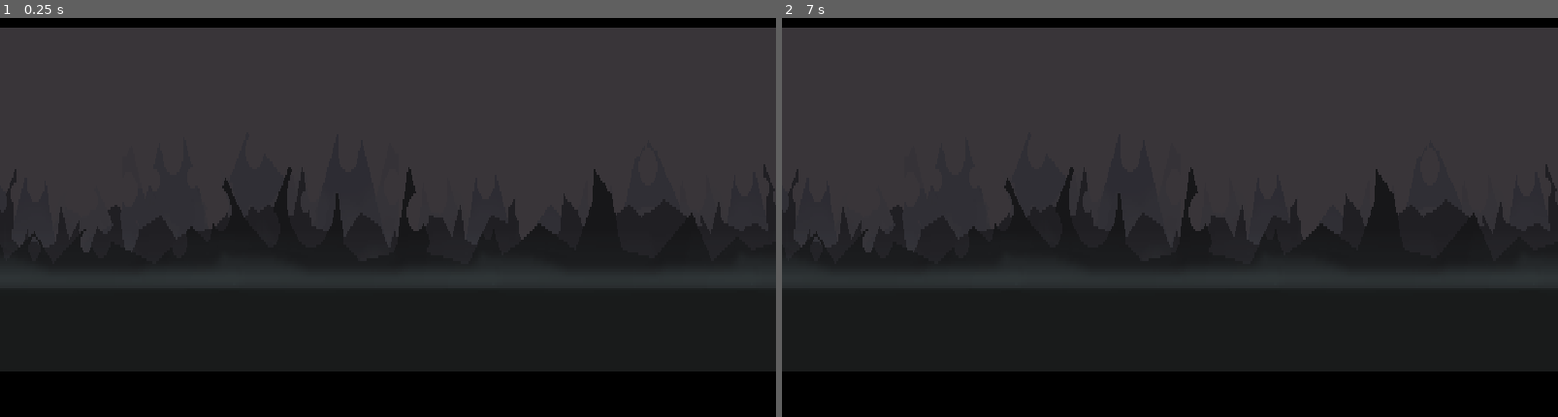
Above: before the commit, frames 1-2 (left to right).
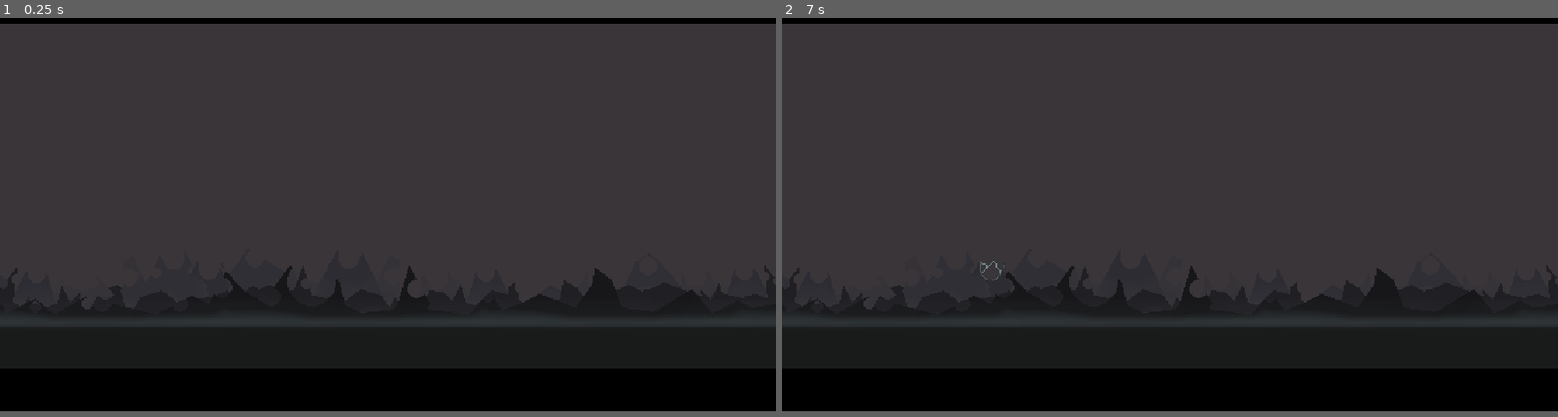
Above: after the commit, the same moments.

Repository: Bandeiraa/Dark-World
Game: Godot game, scene res://scenes/environment/parallax_background.tscn
The game is run twice, just before and just after one commit, with the same random seed, the same clock (stepped at 60 frames per second) and the same inputs. The project has no main scene, so this scene is started directly.
Inputs:
- Up to frame 1 (0.25 s): no input
- Up to frame 2 (7 s): tap Enter at 0.5, 2, 3.5 s; tap Space at 1.25, 2.75, 4.25 s
In our replay, the window is 800x450 before the commit and 800x444 after it. These sizes can differ from the game's own. Grey fills any space a smaller window leaves; there, only what the larger window draws over its background counts as a difference.

The runs differ from the first frame. In frame 1, 12% of the frame differs, in the area x 0-100%, y 1-89%; in frame 2, 12%.

Commit message:
Animated Effects in Parallax Background(WIP)

Diff:
--- a/project.godot
+++ b/project.godot
@@ -15,8 +15,11 @@
 
 [display]
 
-window/size/width=1280
-window/size/height=720
+window/size/width=576
+window/size/height=320
+window/size/resizable=false
+window/size/test_width=1728
+window/size/test_height=960
 window/stretch/mode="2d"
 window/stretch/aspect="keep"
 
@@ -51,4 +54,3 @@
 [rendering]
 
 environment/default_clear_color=Color( 0, 0, 0, 1 )
-environment/default_environment="res://default_env.tres"
--- /dev/null
+++ b/scenes/effects/distant_lightning.tscn
@@ -0,0 +1,90 @@
+[gd_scene load_steps=22 format=2]
+
+[ext_resource path="res://scenes/effects/parallax_effect.tscn" type="PackedScene" id=1]
+[ext_resource path="res://assets/animated_objects/parallax_animated_objects/Distant Lightning (32x32).png" type="Texture" id=2]
+
+[sub_resource type="AtlasTexture" id=2]
+atlas = ExtResource( 2 )
+region = Rect2( 0, 544, 32, 32 )
+
+[sub_resource type="AtlasTexture" id=3]
+atlas = ExtResource( 2 )
+region = Rect2( 0, 0, 32, 32 )
+
+[sub_resource type="AtlasTexture" id=4]
+atlas = ExtResource( 2 )
+region = Rect2( 0, 32, 32, 32 )
+
+[sub_resource type="AtlasTexture" id=5]
+atlas = ExtResource( 2 )
+region = Rect2( 0, 64, 32, 32 )
+
+[sub_resource type="AtlasTexture" id=6]
+atlas = ExtResource( 2 )
+region = Rect2( 0, 96, 32, 32 )
+
+[sub_resource type="AtlasTexture" id=7]
+atlas = ExtResource( 2 )
+region = Rect2( 0, 128, 32, 32 )
+
+[sub_resource type="AtlasTexture" id=8]
+atlas = ExtResource( 2 )
+region = Rect2( 0, 160, 32, 32 )
+
+[sub_resource type="AtlasTexture" id=9]
+atlas = ExtResource( 2 )
+region = Rect2( 0, 192, 32, 32 )
+
+[sub_resource type="AtlasTexture" id=10]
+atlas = ExtResource( 2 )
+region = Rect2( 0, 224, 32, 32 )
+
+[sub_resource type="AtlasTexture" id=11]
+atlas = ExtResource( 2 )
+region = Rect2( 0, 256, 32, 32 )
+
+[sub_resource type="AtlasTexture" id=12]
+atlas = ExtResource( 2 )
+region = Rect2( 0, 288, 32, 32 )
+
+[sub_resource type="AtlasTexture" id=13]
+atlas = ExtResource( 2 )
+region = Rect2( 0, 320, 32, 32 )
+
+[sub_resource type="AtlasTexture" id=14]
+atlas = ExtResource( 2 )
+region = Rect2( 0, 352, 32, 32 )
+
+[sub_resource type="AtlasTexture" id=15]
+atlas = ExtResource( 2 )
+region = Rect2( 0, 384, 32, 32 )
+
+[sub_resource type="AtlasTexture" id=16]
+atlas = ExtResource( 2 )
+region = Rect2( 0, 416, 32, 32 )
+
+[sub_resource type="AtlasTexture" id=17]
+atlas = ExtResource( 2 )
+region = Rect2( 0, 448, 32, 32 )
+
+[sub_resource type="AtlasTexture" id=18]
+atlas = ExtResource( 2 )
+region = Rect2( 0, 480, 32, 32 )
+
+[sub_resource type="AtlasTexture" id=19]
+atlas = ExtResource( 2 )
+region = Rect2( 0, 512, 32, 32 )
+
+[sub_resource type="SpriteFrames" id=1]
+animations = [ {
+"frames": [ SubResource( 2 ), SubResource( 3 ), SubResource( 4 ), SubResource( 5 ), SubResource( 6 ), SubResource( 7 ), SubResource( 8 ), SubResource( 9 ), SubResource( 10 ), SubResource( 11 ), SubResource( 12 ), SubResource( 13 ), SubResource( 14 ), SubResource( 15 ), SubResource( 16 ), SubResource( 17 ), SubResource( 18 ), SubResource( 19 ) ],
+"loop": false,
+"name": "effect",
+"speed": 10.0
+} ]
+
+[node name="DistantLightning" instance=ExtResource( 1 )]
+frames = SubResource( 1 )
+animation = "effect"
+min_wait_time = 3.0
+max_wait_time = 9.0
--- /dev/null
+++ b/scenes/effects/parallax_effect.tscn
@@ -0,0 +1,8 @@
+[gd_scene load_steps=2 format=2]
+
+[ext_resource path="res://scripts/effects/parallax_effect.gd" type="Script" id=1]
+
+[node name="ParallaxEffect" type="AnimatedSprite"]
+script = ExtResource( 1 )
+
+[connection signal="animation_finished" from="." to="." method="on_animation_finished"]
--- a/scenes/environment/parallax_background.tscn
+++ b/scenes/environment/parallax_background.tscn
@@ -1,22 +1,22 @@
-[gd_scene load_steps=6 format=2]
+[gd_scene load_steps=7 format=2]
 
 [ext_resource path="res://assets/parallax_background/background_mountains.png" type="Texture" id=1]
 [ext_resource path="res://assets/parallax_background/background_sky.png" type="Texture" id=2]
 [ext_resource path="res://assets/parallax_background/ground.png" type="Texture" id=3]
 [ext_resource path="res://assets/parallax_background/fog.png" type="Texture" id=4]
 [ext_resource path="res://assets/parallax_background/foreground_mountains.png" type="Texture" id=5]
+[ext_resource path="res://scenes/effects/distant_lightning.tscn" type="PackedScene" id=6]
 
 [node name="ParallaxBackground" type="ParallaxBackground"]
-scroll_ignore_camera_zoom = true
 
 [node name="BackgroundSky" type="ParallaxLayer" parent="."]
-position = Vector2( 0, 76 )
-motion_mirroring = Vector2( 1280, 0 )
+motion_mirroring = Vector2( 576, 0 )
 
 [node name="Texture" type="TextureRect" parent="BackgroundSky"]
-margin_right = 40.0
-margin_bottom = 40.0
-rect_min_size = Vector2( 1280, 568 )
+margin_top = 32.0
+margin_right = 576.0
+margin_bottom = 288.0
+rect_min_size = Vector2( 576, 256 )
 texture = ExtResource( 2 )
 expand = true
 __meta__ = {
@@ -24,14 +24,18 @@
 }
 
 [node name="BackgroundMountains" type="ParallaxLayer" parent="."]
-position = Vector2( 0, 76 )
-motion_scale = Vector2( 0.2, 1 )
-motion_mirroring = Vector2( 1280, 0 )
+motion_mirroring = Vector2( 576, 0 )
+
+[node name="Light" type="Node2D" parent="BackgroundMountains"]
+
+[node name="DistantLightning" parent="BackgroundMountains/Light" instance=ExtResource( 6 )]
+position = Vector2( 155, 220 )
 
 [node name="Texture" type="TextureRect" parent="BackgroundMountains"]
-margin_right = 1280.0
-margin_bottom = 568.0
-rect_min_size = Vector2( 1280, 568 )
+margin_top = 160.0
+margin_right = 576.0
+margin_bottom = 288.0
+rect_min_size = Vector2( 576, 128 )
 texture = ExtResource( 1 )
 expand = true
 __meta__ = {
@@ -39,14 +43,13 @@
 }
 
 [node name="ForegroundMountains" type="ParallaxLayer" parent="."]
-position = Vector2( 0, 76 )
-motion_scale = Vector2( 0.4, 1 )
-motion_mirroring = Vector2( 1280, 0 )
+motion_mirroring = Vector2( 576, 0 )
 
 [node name="Texture" type="TextureRect" parent="ForegroundMountains"]
-margin_right = 1280.0
-margin_bottom = 568.0
-rect_min_size = Vector2( 1280, 568 )
+margin_top = 160.0
+margin_right = 576.0
+margin_bottom = 288.0
+rect_min_size = Vector2( 576, 128 )
 texture = ExtResource( 5 )
 expand = true
 __meta__ = {
@@ -54,13 +57,13 @@
 }
 
 [node name="Ground" type="ParallaxLayer" parent="."]
-position = Vector2( 0, 76 )
-motion_mirroring = Vector2( 1280, 0 )
+motion_mirroring = Vector2( 576, 0 )
 
 [node name="Texture" type="TextureRect" parent="Ground"]
-margin_right = 40.0
-margin_bottom = 40.0
-rect_min_size = Vector2( 1280, 568 )
+margin_top = 160.0
+margin_right = 576.0
+margin_bottom = 288.0
+rect_min_size = Vector2( 576, 128 )
 texture = ExtResource( 3 )
 expand = true
 __meta__ = {
@@ -68,13 +71,13 @@
 }
 
 [node name="Fog" type="ParallaxLayer" parent="."]
-position = Vector2( 0, 76 )
-motion_mirroring = Vector2( 1280, 0 )
+motion_mirroring = Vector2( 576, 0 )
 
 [node name="Texture" type="TextureRect" parent="Fog"]
-margin_right = 40.0
-margin_bottom = 40.0
-rect_min_size = Vector2( 1280, 568 )
+margin_top = 160.0
+margin_right = 576.0
+margin_bottom = 288.0
+rect_min_size = Vector2( 576, 128 )
 texture = ExtResource( 4 )
 expand = true
 __meta__ = {
--- /dev/null
+++ b/scripts/effects/parallax_effect.gd
@@ -0,0 +1,29 @@
+extends AnimatedSprite
+
+export(float) var min_wait_time = 1.0
+export(float) var max_wait_time = 5.0
+
+func _ready() -> void:
+	create_timer()
+
+
+func create_timer() -> void:
+	var timer: Timer = Timer.new()
+	var _signal = timer.connect("timeout", self, "on_timer_timeout", [timer])
+	add_child(timer)
+	timer.start(get_random_wait_time())
+
+
+func get_random_wait_time() -> float:
+	randomize()
+	return rand_range(min_wait_time, max_wait_time)
+
+
+func on_timer_timeout(timer: Timer) -> void:
+	timer.queue_free()
+	frame = 0
+	play("effect")
+
+
+func on_animation_finished() -> void:
+	create_timer()
Binary file added: assets/animated_objects/parallax_animated_objects/Bubble Maker Orb thing (8x20).png
Not shown, added: assets/animated_objects/parallax_animated_objects/Bubble Maker Orb thing (8x20).png.import
Binary file added: assets/animated_objects/parallax_animated_objects/Distant Lightning (32x32).png
Not shown, added: assets/animated_objects/parallax_animated_objects/Distant Lightning (32x32).png.import
Binary file added: assets/animated_objects/parallax_animated_objects/Large Lightning (64x48).png
Not shown, added: assets/animated_objects/parallax_animated_objects/Large Lightning (64x48).png.import
Binary file added: assets/animated_objects/parallax_animated_objects/Small Lightning (32x32).png
Not shown, added: assets/animated_objects/parallax_animated_objects/Small Lightning (32x32).png.import
